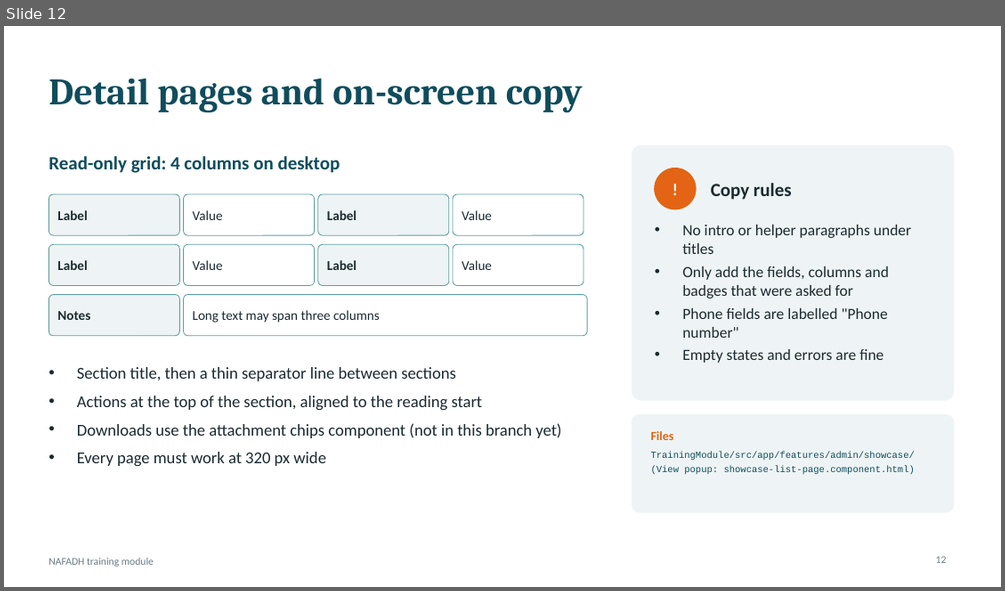
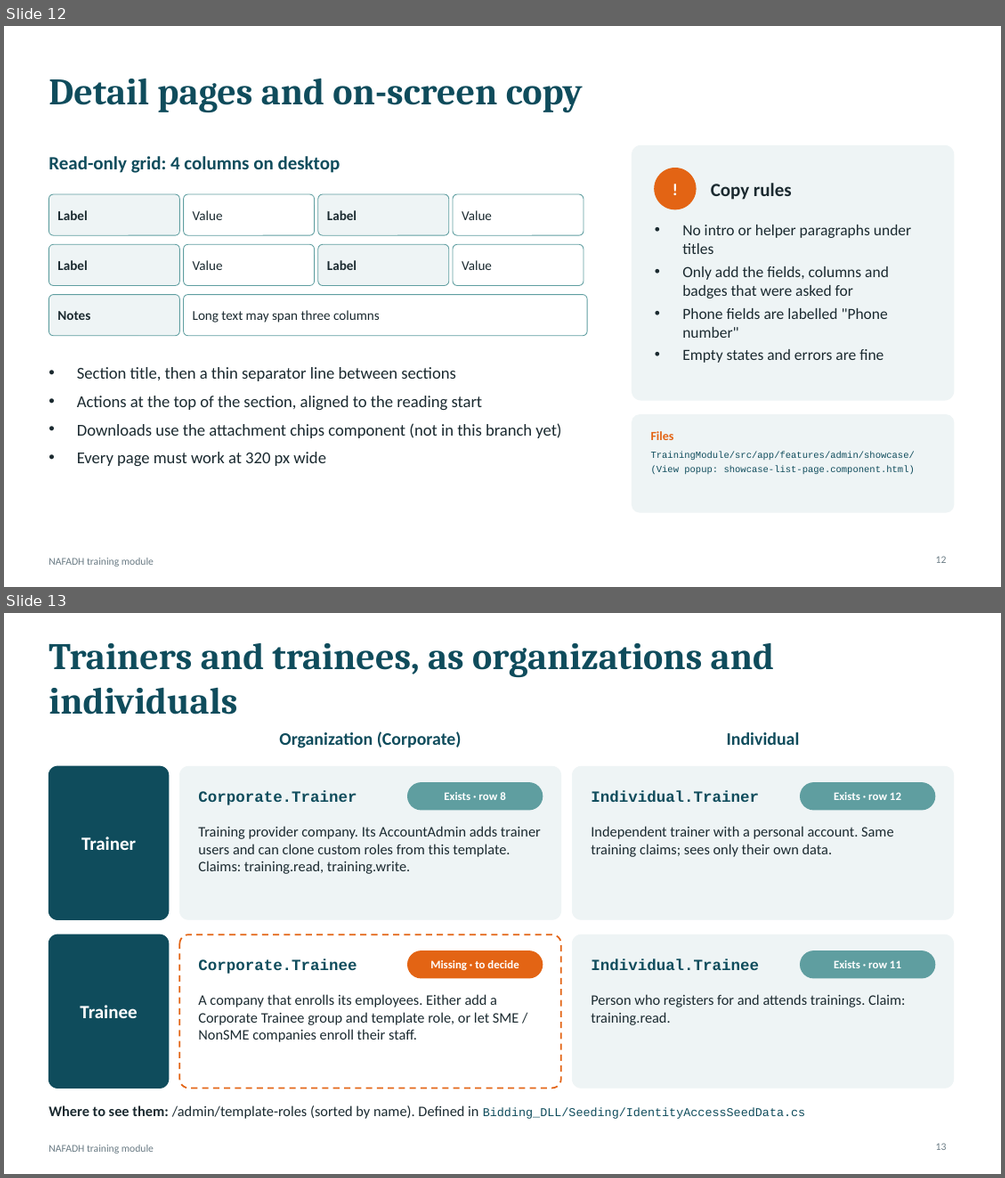
Before and after one commit to TRA-Projects/nafadh_trainning, a slide deck: docs/training-standards.pptx. Shown one above the other, each under a label of ours: slide 12 before the commit, slides 12 and 13 after it. The pictures are 1005x591 and 1005x1178 pixels, drawn with LibreOffice and Linux fonts; fonts in the diff are those of the drawing. Boxes give left, top, right and bottom in pixels: in the first picture for what was removed or moved away, otherwise in the second. Text is boxed around its words. In the diff, an @@ line names an element or a change of style, - is before the commit and + after.

```diff
--- a/docs/training-standards.pptx
+++ b/docs/training-standards.pptx
@@ slide 13 added at [4,613,1001,1174], background #FFFFFF; not listed: 1 template element that a slide beside it also shows @@
@@ title added at [48,642,774,714], 36 pt, text #0F4C5C, bold @@
+Trainers and trainees, as organizations and individuals
@@ text added at [279,731,461,748], 17 pt, text #0F4C5C, bold @@
+Organization (Corporate)
@@ text added at [727,732,800,745], 17 pt, text #0F4C5C, bold @@
+Individual
@@ rounded rectangle added at [48,766,169,919], fill #0F4C5C, outline #0F4C5C 1 pt @@
@@ rounded rectangle added at [179,766,561,919], fill #EEF4F5, outline #EEF4F5 0.5 pt @@
@@ rounded rectangle added at [573,766,954,919], fill #EEF4F5, outline #EEF4F5 0.5 pt @@
@@ text added at [198,791,356,805], 15 pt, text #0F4C5C, bold @@
+Corporate.Trainer
@@ rounded rectangle added at [408,783,542,810], fill #5F9EA0, outline #5F9EA0 1 pt @@
@@ text added at [444,792,505,800], 11 pt, text #FFFFFF, bold @@
+Exists · row 8
@@ text added at [591,791,759,802], 15 pt, text #0F4C5C, bold @@
+Individual.Trainer
@@ rounded rectangle added at [801,783,935,810], fill #5F9EA0, outline #5F9EA0 1 pt @@
@@ text added at [833,792,901,800], 11 pt, text #FFFFFF, bold @@
+Exists · row 12
@@ text added at [198,826,541,874], 14 pt, text #1B2A30 @@
+Training provider company. Its AccountAdmin adds trainer users and can clone custom roles from this template. Claims: training.read, training.write.
@@ text added at [591,826,894,857], 14 pt, text #1B2A30 @@
+Independent trainer with a personal account. Same training claims; sees only their own data.
@@ text added at [81,836,136,850], 18 pt, text #FFFFFF, bold @@
+Trainer
@@ rounded rectangle added at [48,934,169,1088], fill #0F4C5C, outline #0F4C5C 1 pt @@
@@ rounded rectangle added at [179,934,561,1088], fill #FFFFFF, outline #E36414 1.5 pt dashed @@
@@ text added at [198,959,356,973], 15 pt, text #0F4C5C, bold @@
+Corporate.Trainee
@@ rounded rectangle added at [408,951,542,978], fill #E36414, outline #E36414 1 pt @@
@@ rounded rectangle added at [573,934,954,1088], fill #EEF4F5, outline #EEF4F5 0.5 pt @@
@@ text added at [591,959,759,970], 15 pt, text #0F4C5C, bold @@
+Individual.Trainee
@@ rounded rectangle added at [801,951,935,978], fill #5F9EA0, outline #5F9EA0 1 pt @@
@@ text added at [430,960,518,970], 11 pt, text #FFFFFF, bold @@
+Missing · to decide
@@ text added at [833,960,901,968], 11 pt, text #FFFFFF, bold @@
+Exists · row 11
@@ text added at [80,1005,137,1018], 18 pt, text #FFFFFF, bold @@
+Trainee
@@ text added at [198,994,518,1042], 14 pt, text #1B2A30 @@
+A company that enrolls its employees. Either add a Corporate Trainee group and template role, or let SME / NonSME companies enroll their staff.
@@ text added at [591,994,905,1025], 14 pt, text #1B2A30 @@
+Person who registers for and attends trainings. Claim: training.read.
@@ text added at [48,1105,805,1119], 14 pt, text #1B2A30 @@
+Where to see them: /admin/template-roles (sorted by name). Defined in Bidding_DLL/Seeding/IdentityAccessSeedData.cs
@@ page number added at [936,1143,947,1150], 10 pt, text #6B7C85 @@
+13
```
Also in this commit, not shown: 1 other slide added.
